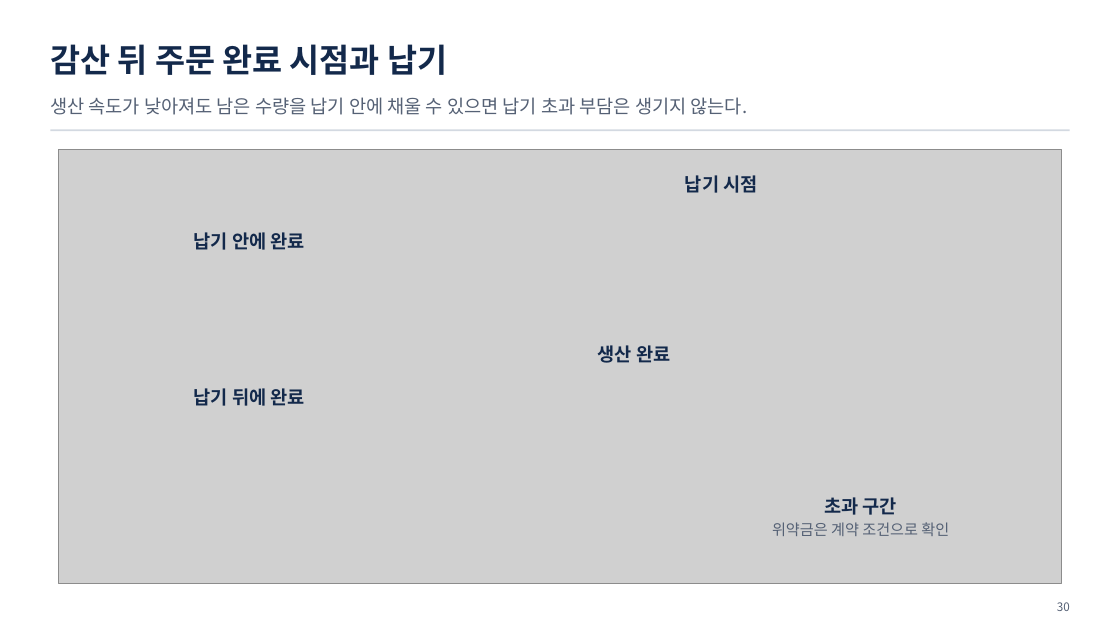
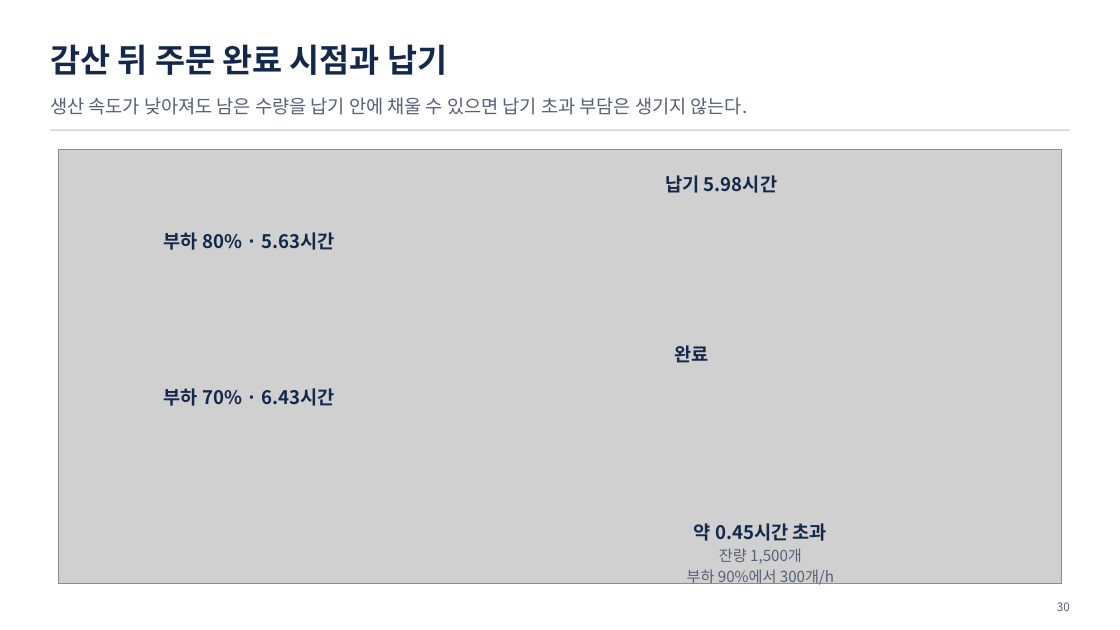
Before and after one commit to uengine-oss/hyd-iot-edu, a slide deck: slide 30 of workspace/강의제작/산출물/통합반/이론_오프라인/03회차/통합반_오프라인_03회차.pptx. Drawn at 1120x630 pixels with LibreOffice and Linux fonts; fonts in the diff are those of the drawing; grey boxes stand for pictures. Boxes give left, top, right and bottom in pixels: in the first picture for what was removed or moved away, otherwise in the second. Text is boxed around its words. In the diff, an @@ line names an element or a change of style, - is before the commit and + after.

```diff
--- a/workspace/강의제작/산출물/통합반/이론_오프라인/03회차/통합반_오프라인_03회차.pptx
+++ b/workspace/강의제작/산출물/통합반/이론_오프라인/03회차/통합반_오프라인_03회차.pptx
@@ text at (665, 175, 777, 193): text changed @@
-납기 시점
+납기 5.98시간
@@ text at (164, 232, 335, 250): text changed @@
-납기 안에 완료
+부하 80% · 5.63시간
@@ text at (674, 345, 708, 363): text changed @@
-생산 완료
+완료
@@ text at (164, 388, 335, 406): text changed @@
-납기 뒤에 완료
+부하 70% · 6.43시간
@@ text at (687, 523, 834, 587): text changed @@
-초과 구간
-위약금은 계약 조건으로 확인
+약 0.45시간 초과
+잔량 1,500개
+부하 90%에서 300개/h
```
Also in this commit, not shown: 13 other slides changed, 1 slide added, 9 other files.
